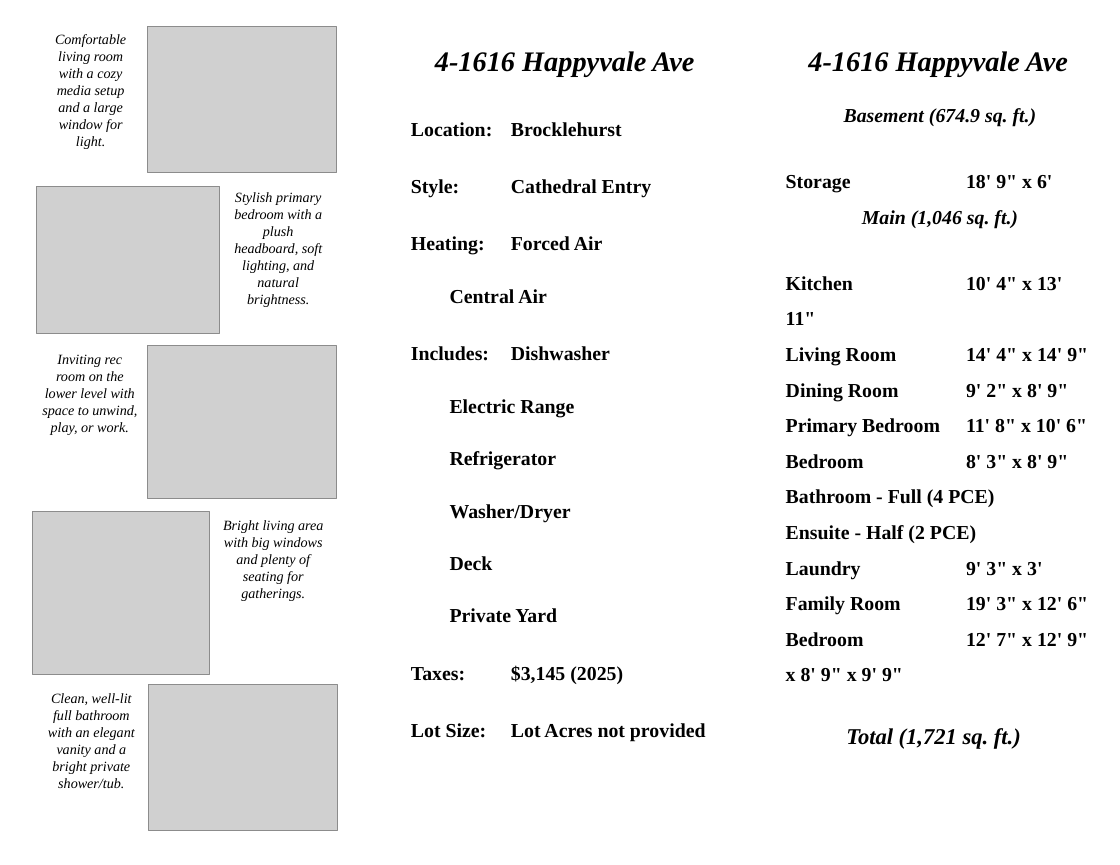
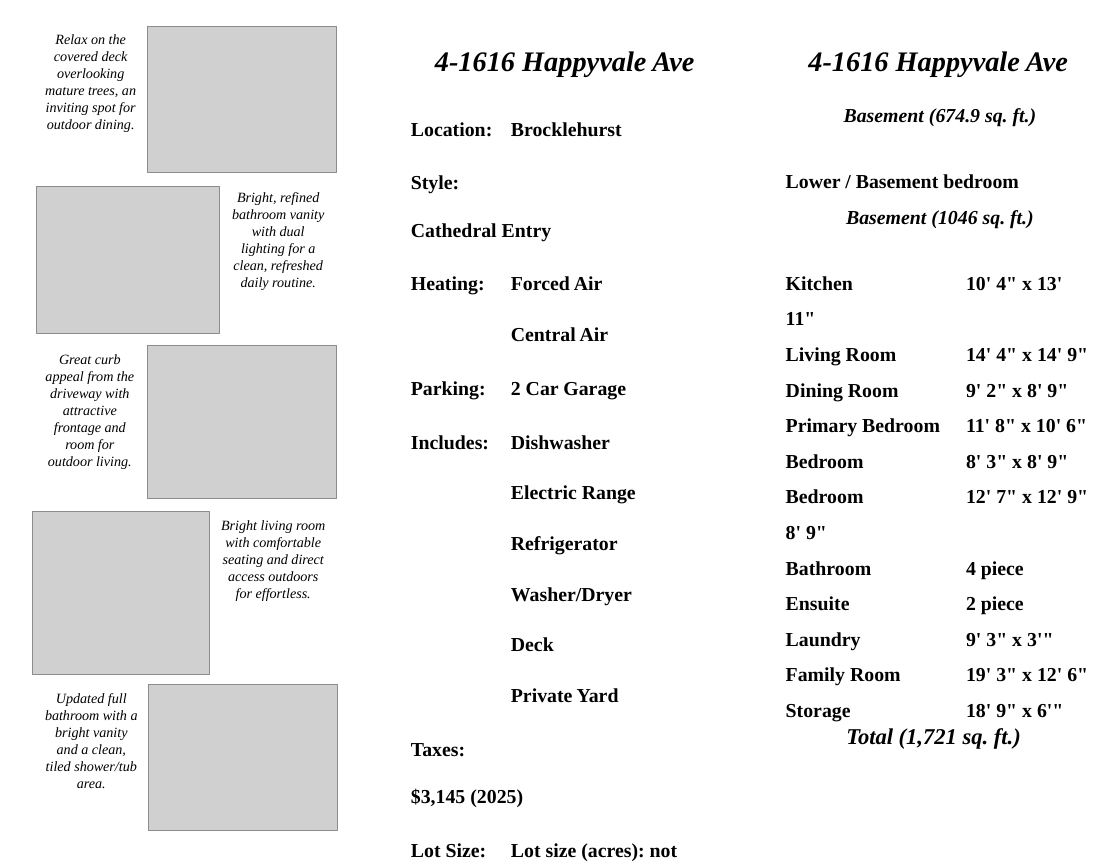
Before and after one commit to Shup04/Brochure-Agent, a slide deck: slide 2 of happyvale_brochure_v3.pptx. Drawn at 1120x865 pixels with LibreOffice and Linux fonts; fonts in the diff are those of the drawing; grey boxes stand for pictures; background and template pictures are left out. Boxes give left, top, right and bottom in pixels: in the first picture for what was removed or moved away, otherwise in the second. Text is boxed around its words. In the diff, an @@ line names an element or a change of style, - is before the commit and + after.

```diff
--- a/happyvale_brochure_v3.pptx
+++ b/happyvale_brochure_v3.pptx
@@ text at (45,34,136,132): text changed @@
-Comfortable living room with a cozy media setup and a large window for light.
+Relax on the covered deck overlooking mature trees, an inviting spot for outdoor dining.
@@ text at (411,175,636,807): less space between paragraphs @@
@@ text at (786,174,1034,228): text changed; italic off @@
-Storage 18' 9" x 6'
-Main (1,046 sq. ft.)
+Lower / Basement bedroom
+Basement (1046 sq. ft.)
@@ text at (232,192,324,290): text changed @@
-Stylish primary bedroom with a plush headboard, soft lighting, and natural brightness.
+Bright, refined bathroom vanity with dual lighting for a clean, refreshed daily routine.
@@ text at (45,354,134,469): text changed @@
-Inviting rec room on the lower level with space to unwind, play, or work.
+Great curb appeal from the driveway with attractive frontage and room for outdoor living.
@@ text at (411,381,626,400): paragraph added @@
+Parking: 2 Car Garage
@@ text at (786,489,1088,651): text changed @@
-Bathroom - Full (4 PCE)
-Ensuite - Half (2 PCE)
-Laundry 9' 3" x 3'
+Bedroom 12' 7" x 12' 9" 8' 9"
+Bathroom 4 piece
+Ensuite 2 piece
+Laundry 9' 3" x 3'"
@@ text at (221,520,325,601): text changed @@
-Bright living area with big windows and plenty of seating for gatherings.
+Bright living room with comfortable seating and direct access outdoors for effortless.
@@ text at (786,632,1088,682): text changed @@
-Bedroom 12' 7" x 12' 9" x 8' 9" x 9' 9"
+Storage 18' 9" x 6'"
@@ text at (45,693,138,788): text changed @@
-Clean, well-lit full bathroom with an elegant vanity and a bright private shower/tub.
+Updated full bathroom with a bright vanity and a clean, tiled shower/tub area.
@@ text at (411,843,678,861): text changed @@
-Lot Size: Lot Acres not provided
+Lot Size: Lot size (acres): not provided
```
Also in this commit, not shown: 1 other slide changed, 13 other files.
